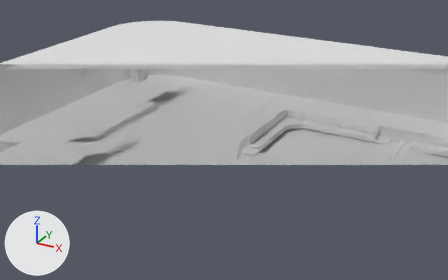
Two versions of the Blender file BDYD_assets/blend/Room103-2.blend, one commit apart.
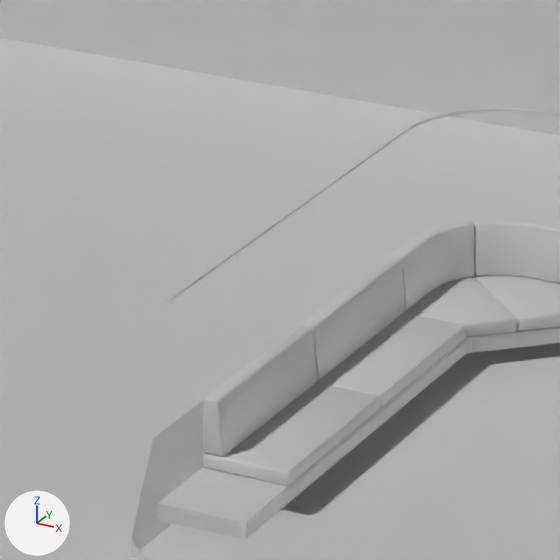
There are two pictures of each version: one from a 50 mm lens placed at (5.95, -22.99, 12.82), pointed at (-7.89, 2.17, 0.24), one close up on the part from 48% to 67% of the width and 28% to 57% of the height. Lighting does not change. The marker at lower left points along +X, +Y and +Z. Everything nearer to the camera than a plane just in front of the edit is cut away.

Before the edit, the objects in view are built like this:
```python
me_room103_001 = bpy.data.meshes.new('Room103.001')
me_room103_001.from_pydata(...)  # 2820 vertices, 1737 faces; spans x -17.4..8.7, y -8.7..8.7, z -0.2..4.2
me_room103_001.polygons.foreach_set('use_smooth', [True] * 1737)
me_room103couch_pillow_geom_cut = bpy.data.meshes.new('Room103Couch-pillow_geom_cut')
me_room103couch_pillow_geom_cut.from_pydata(...)  # 2968 vertices, 2924 faces; spans x -6.5..6.5, y -6.5..6.5, z 0.26..0.82
me_room103couch_pillow_geom_cut.polygons.foreach_set('use_smooth', [True] * 2924)
ob_room103 = bpy.data.objects.new('Room103', me_room103_001)
ob_room103.location = (0.0, 0.0, 0.0)
ob_room103couch_pillow_geom_cut = bpy.data.objects.new('Room103Couch-pillow_geom_cut', me_room103couch_pillow_geom_cut)
ob_room103couch_pillow_geom_cut.location = (0.0, 0.0, 0.0)
```
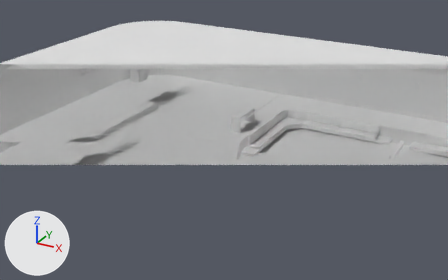
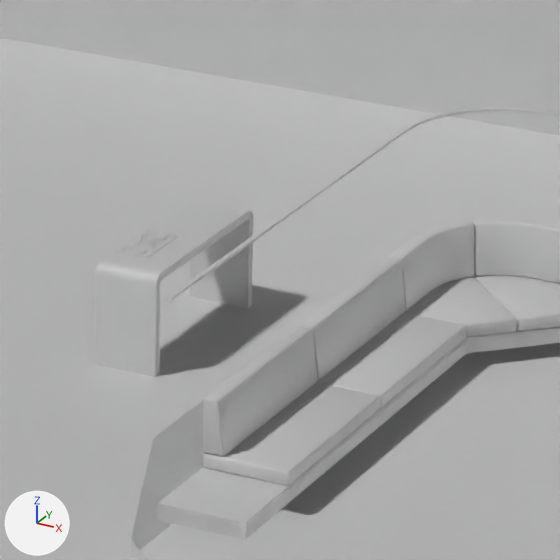
Location of each change, [x1, y1, x2, y2] in pixels of the close-ups (560 x 560 px):
'FLX4_table_n_base', added
    after: [95, 199, 253, 377]

Edits to the bpy script that builds the scene:
```text
Add me_flx4_table_n_base_001:
    me_flx4_table_n_base_001.from_pydata(...)  # 392 vertices, 204 faces; spans x -7.5..-7.0, y 2.2..3.8, z 0.8..1.6
    me_flx4_table_n_base_001.polygons.foreach_set('use_smooth', [True] * 204)
Add ob_flx4_table_n_base:
    ob_flx4_table_n_base = bpy.data.objects.new('FLX4_table_n_base', me_flx4_table_n_base_001)
    ob_flx4_table_n_base.location = (0.0, 0.0, 0.0)
```
